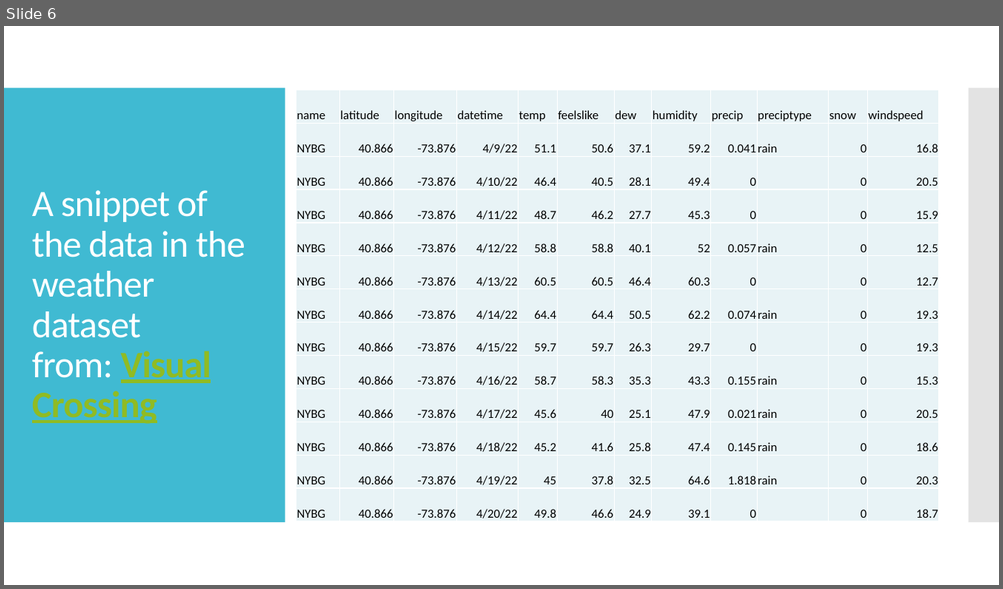
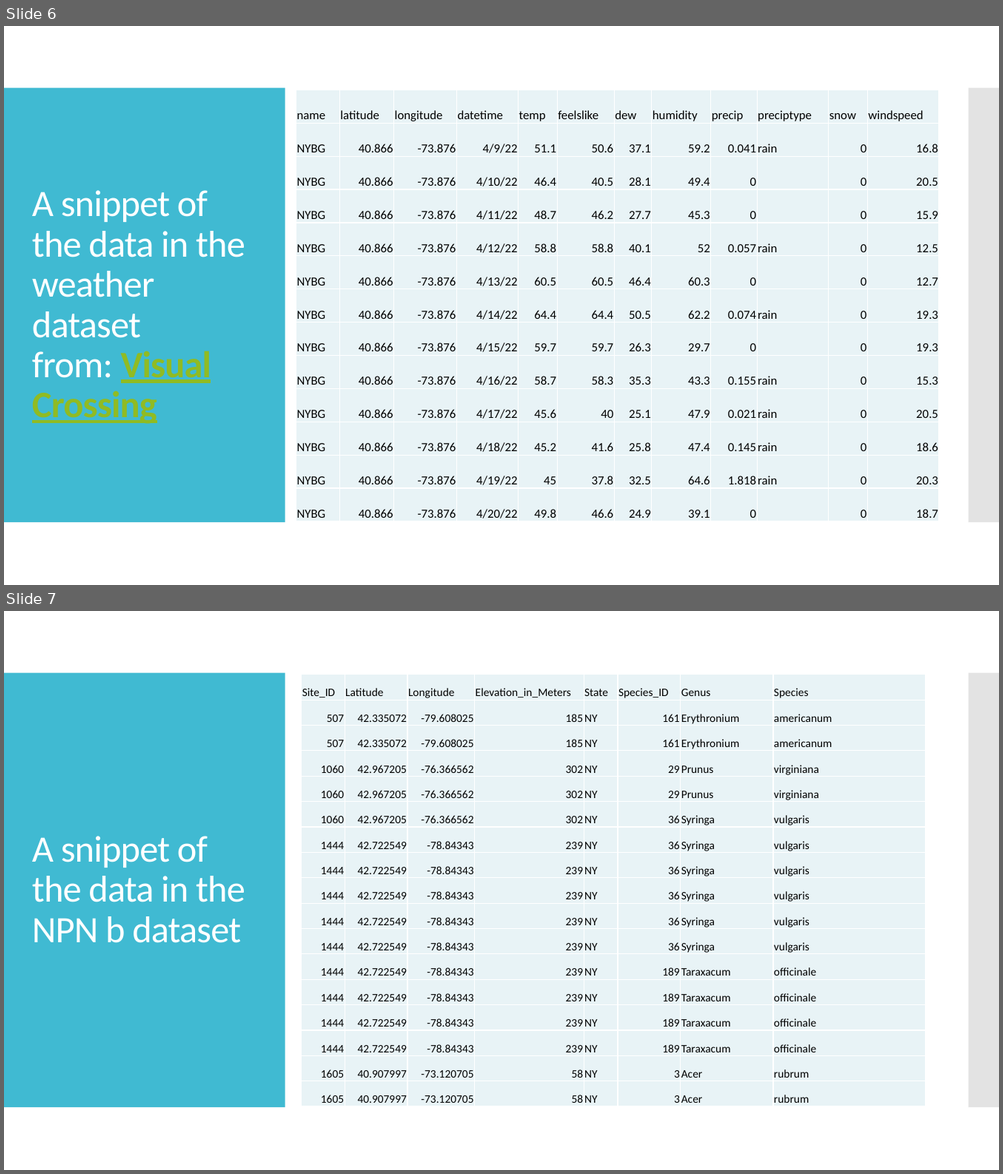
Before and after one commit to tzucker02/presentation4699w5, a slide deck: usanpn dataset presentation for dx699 week 5.pptx. Shown one above the other, each under a label of ours: slide 6 before the commit, slides 6 and 7 after it. The pictures are 1003x589 and 1003x1174 pixels, drawn with LibreOffice and Linux fonts; fonts in the diff are those of the drawing. Boxes give left, top, right and bottom in pixels: in the first picture for what was removed or moved away, otherwise in the second. Text is boxed around its words. In the diff, an @@ line names an element or a change of style, - is before the commit and + after.

```diff
--- a/usanpn dataset presentation for dx699 week 5.pptx
+++ b/usanpn dataset presentation for dx699 week 5.pptx
@@ slide 7 added at box(4, 611, 999, 1170), background #FFFFFF; not listed: 2 template elements that a slide beside it also shows @@
@@ table added at box(301, 675, 925, 1107), 17 rows, 8 columns @@
+Site_ID | Latitude | Longitude | Elevation_in_Meters | State | Species_ID | Genus | Species
+507 | 42.335072 | -79.608025 | 185 | NY | 161 | Erythronium | americanum
+507 | 42.335072 | -79.608025 | 185 | NY | 161 | Erythronium | americanum
+1060 | 42.967205 | -76.366562 | 302 | NY | 29 | Prunus | virginiana
+1060 | 42.967205 | -76.366562 | 302 | NY | 29 | Prunus | virginiana
+1060 | 42.967205 | -76.366562 | 302 | NY | 36 | Syringa | vulgaris
+1444 | 42.722549 | -78.84343 | 239 | NY | 36 | Syringa | vulgaris
+1444 | 42.722549 | -78.84343 | 239 | NY | 36 | Syringa | vulgaris
+1444 | 42.722549 | -78.84343 | 239 | NY | 36 | Syringa | vulgaris
+1444 | 42.722549 | -78.84343 | 239 | NY | 36 | Syringa | vulgaris
+1444 | 42.722549 | -78.84343 | 239 | NY | 36 | Syringa | vulgaris
+1444 | 42.722549 | -78.84343 | 239 | NY | 189 | Taraxacum | officinale
+1444 | 42.722549 | -78.84343 | 239 | NY | 189 | Taraxacum | officinale
+1444 | 42.722549 | -78.84343 | 239 | NY | 189 | Taraxacum | officinale
+1444 | 42.722549 | -78.84343 | 239 | NY | 189 | Taraxacum | officinale
+1605 | 40.907997 | -73.120705 | 58 | NY | 3 | Acer | rubrum
+1605 | 40.907997 | -73.120705 | 58 | NY | 3 | Acer | rubrum
@@ title added at box(32, 836, 245, 943), 36 pt, text #FFFFFF @@
+A snippet of the data in the NPN b dataset
```
Also in this commit, not shown: 7 slides changed, 3 other slides added.
